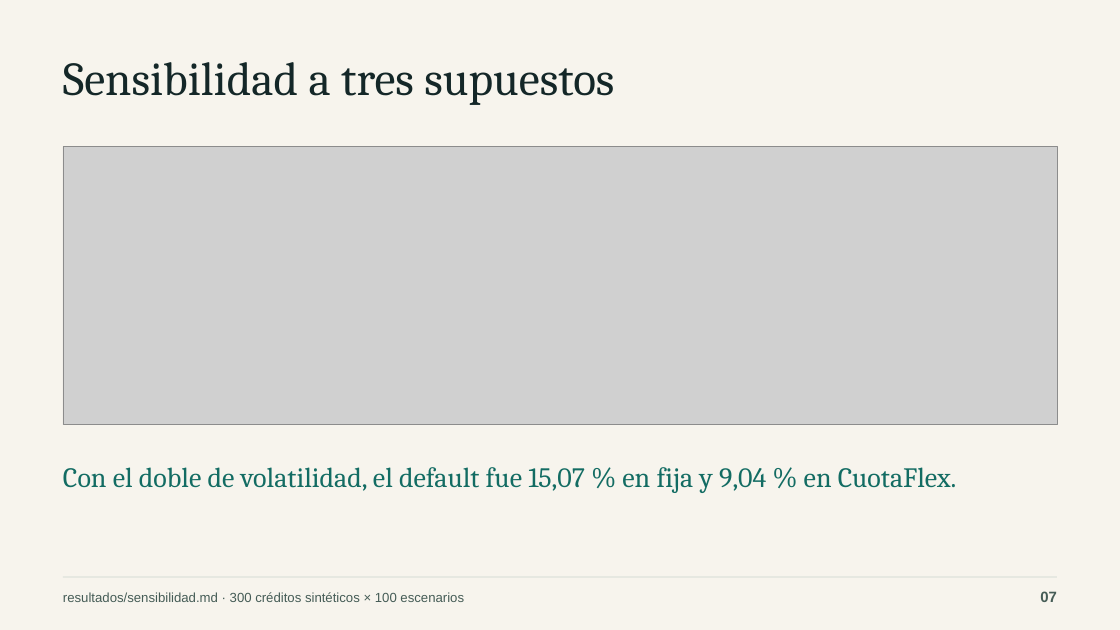
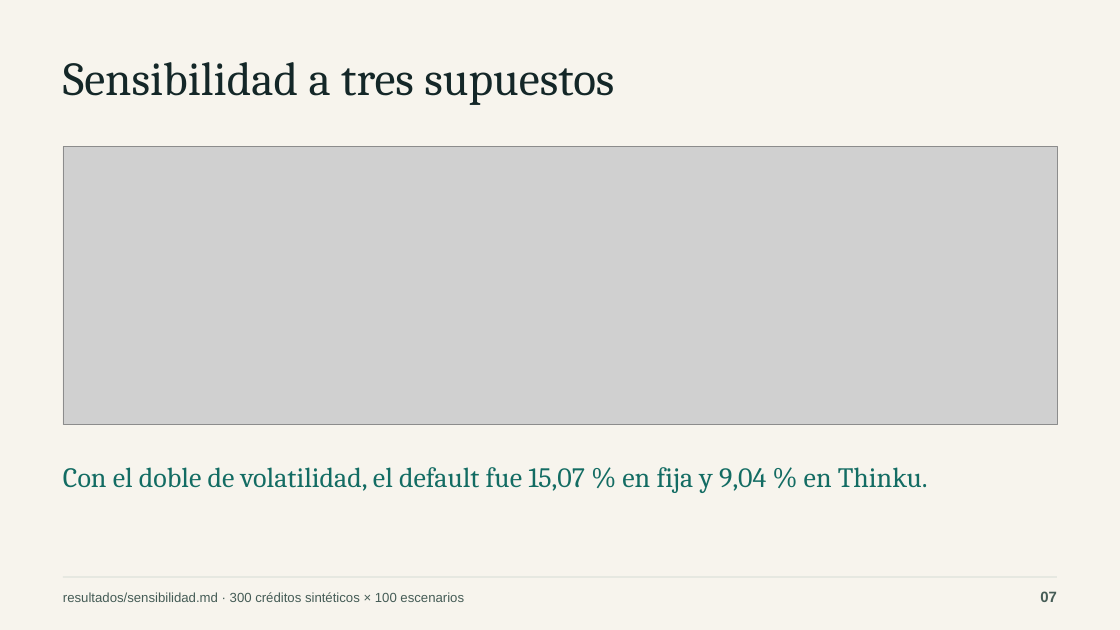
Before and after one commit to Defartion/Hackathon-Caja-Trujillo, a slide deck: slide 7 of docs/pitch/CuotaFlex-pitch.pptx. Drawn at 1120x630 pixels with LibreOffice and Linux fonts; fonts in the diff are those of the drawing; grey boxes stand for pictures. Boxes give left, top, right and bottom in pixels: in the first picture for what was removed or moved away, otherwise in the second. Text is boxed around its words. In the diff, an @@ line names an element or a change of style, - is before the commit and + after.

Commit message:
Rediseño: Thinku en el README, el concepto v3, el pitch y el video
- README, puntero docs/CONCEPTO.md y documentos de la final (video, módulo en vivo, propiedad
  intelectual) con el nombre nuevo.
- Concepto v3: texto, resumen, diagrama de arquitectura regenerado con mermaid-cli y PDF exportado
  de nuevo con su script. El concepto de la fase 1 y la versión 2 se conservan sin cambios.
- Pitch: guion, banco de preguntas y README; resumen A4 regenerado con generar_one_pager.py.
  Presentación: textos y notas con Thinku, gráfico de sensibilidad con la misma data y el rótulo
  nuevo, y la captura del celular con la app actual del cliente; PDF exportado con Impress.
- Script del video: subtítulos, carpeta de salida (~/Videos/Thinku) y lectura del KPI del tablero.
- Los nombres de archivo de los PDF y la presentación no cambian, para no romper enlaces compartidos.
- Sistema de diseño: sección de vistas amplias, columnas y paneles plegables, capturas 01-12
  actualizadas y 13-16 nuevas.

```diff
--- a/docs/pitch/CuotaFlex-pitch.pptx
+++ b/docs/pitch/CuotaFlex-pitch.pptx
@@ text at (x1=63, y1=467, x2=928, y2=493): text changed @@
-Con el doble de volatilidad, el default fue 15,07 % en fija y 9,04 % en CuotaFlex.
+Con el doble de volatilidad, el default fue 15,07 % en fija y 9,04 % en Thinku.
```
Also in this commit, not shown: 6 other slides changed, 37 other files.
